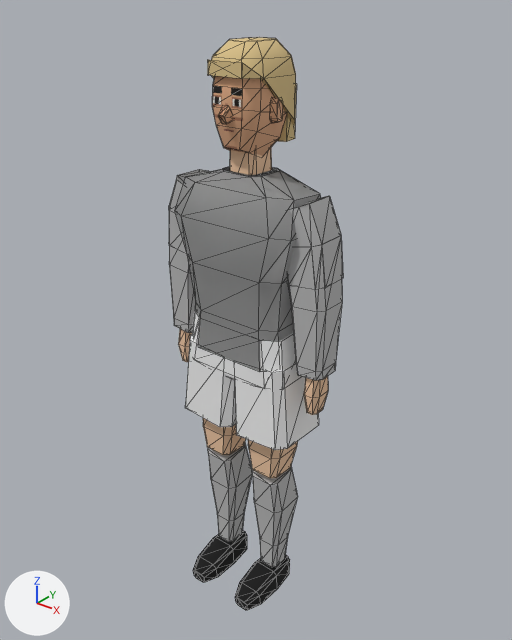
An edit to the glTF model assets/players/generated/p_dvs_10.glb, drawn before and after from the same camera.
Rendered twice from a camera (50 mm lens) standing at (1.23, -1.51, 1.941) and looking at (0.002, 0.025, 0.99). Lighting does not change. The marker at lower left points along +X, +Y and +Z. The picture after the commit comes second. Mesh edges are drawn as thin lines. Vertices at exactly the same position are counted once.

Objects in the first picture: 'Body', 'Hair', 'Head', 'Shirt_Long', 'Shirt_Short', 'Shorts'.
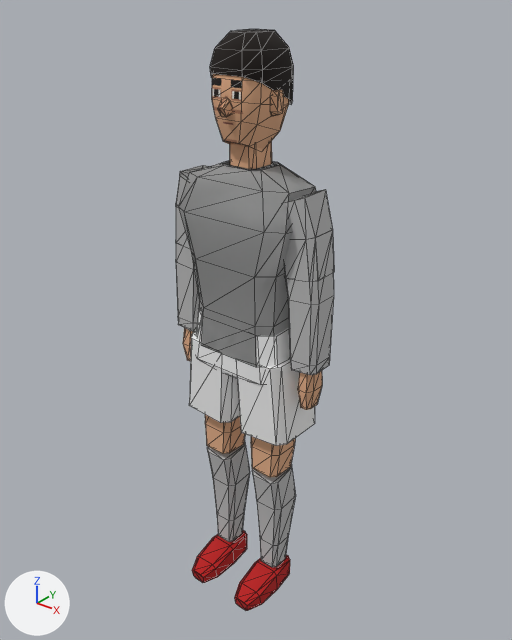
Boxes [x1, y1, x2, y2] around the edits, measured in the pictures (512 x 640 px; the box of a moved part takes in the faces that stretch with it):
'Shirt_Long', reshaped (9% narrower): before [169, 167, 342, 380]; after [176, 161, 334, 375]
'Body', recoloured, mesh rescaled (7% narrower): before [178, 148, 328, 610]; after [183, 141, 322, 611]
'Shorts', reshaped: before [185, 310, 319, 450]; after [189, 309, 315, 446]
'Hair', recoloured, reshaped (beige to black, 28% shorter): before [208, 37, 297, 142]; after [210, 29, 294, 104]
'Shirt_Short', reshaped (9% narrower): before [169, 177, 343, 289]; after [176, 176, 334, 282]
part 1 of me_body, moved or reshaped: before [178, 148, 328, 545]; after [183, 141, 322, 545]
part 2 of me_hair, rebuilt (15% shorter): before [208, 37, 296, 125]; after [210, 29, 294, 104]
part 3 of me_hair, deleted: before [277, 84, 297, 142]

Diff of the bpy script that builds the scene:
```diff
--- a/assets/players/generated/p_dvs_10.glb.py
+++ b/assets/players/generated/p_dvs_10.glb.py
@@ mat_boots @@
 mat_boots = principled_material('BOOTS')
-mat_boots.base_color = (0.00561, 0.00561, 0.00561)  # black #111111
+mat_boots.base_color = (0.485, 0.0116, 0.0116)  # red #b91c1c
 mat_boots.roughness = 1.0
@@ mat_hair @@
 mat_hair = principled_material('HAIR')
-mat_hair.base_color = (0.694, 0.527, 0.25)  # beige #d9c089
+mat_hair.base_color = (0.011, 0.007, 0.00518)  # black #1b1410
 mat_hair.roughness = 1.0
@@ me_body @@
 # used by ob_body; location = (0.0, 0.0, 0.0)
-me_body.from_pydata(...)  # 320 vertices, 596 faces; spans x -0.28..0.28, y -0.18..0.08, z 0.0..1.54
+me_body.from_pydata(...)  # 320 vertices, 596 faces; spans x -0.26..0.26, y -0.18..0.07, z 0.0..1.56
+# me_body part 1: the whole mesh is scaled about the mesh origin by (0.933, 0.984, 1.01)
 me_body.materials.append(mat_skin)
@@ me_hair @@
 # used by ob_hair; location = (0.0, 0.0, 0.0)
-me_hair.from_pydata(...)  # 48 vertices, 88 faces; spans x -0.092..0.092, y -0.099..0.122, z 1.534..1.794
+me_hair.from_pydata(...)  # 32 vertices, 60 faces; spans x -0.086..0.086, y -0.093..0.117, z 1.625..1.815
+# me_hair part 2: the loose piece of 32 vertices spanning x -0.092..0.092, y -0.099..0.122, z 1.555..1.794 is rebuilt with 32 vertices and now spans x -0.086..0.086, y -0.093..0.117, z 1.625..1.815
+# me_hair part 3: the loose piece of 16 vertices spanning x -0.078..0.078, y 0.054..0.115, z 1.534..1.683 is deleted
 me_hair.materials.append(mat_hair)
@@ me_shirt_long @@
 # used by ob_shirt_long; location = (0.0, 0.0, 0.0)
-me_shirt_long.from_pydata(...)  # 128 vertices, 244 faces; spans x -0.296..0.296, y -0.116..0.106, z 0.905..1.459
+me_shirt_long.from_pydata(...)  # 128 vertices, 244 faces; spans x -0.272..0.272, y -0.118..0.108, z 0.916..1.475
+# me_shirt_long part 4: 128 of 128 vertices moved; they spanned x -0.296..0.296, y -0.116..0.106, z 0.905..1.459 and now span x -0.272..0.272, y -0.118..0.108, z 0.916..1.475; mean shift (0.0, 0.0, 0.013)
 me_shirt_long.materials.append(mat_kit_shirt)
@@ me_shirt_short @@
 # used by ob_shirt_short; location = (0.0, 0.0, 0.0)
-me_shirt_short.from_pydata(...)  # 96 vertices, 180 faces; spans x -0.291..0.291, y -0.116..0.106, z 0.909..1.459
+me_shirt_short.from_pydata(...)  # 96 vertices, 180 faces; spans x -0.265..0.265, y -0.118..0.108, z 0.92..1.475
+# me_shirt_short part 5: 96 of 96 vertices moved; they spanned x -0.291..0.291, y -0.116..0.106, z 0.909..1.459 and now span x -0.265..0.265, y -0.118..0.108, z 0.92..1.475; mean shift (0.0, 0.0, 0.014)
 me_shirt_short.materials.append(mat_kit_shirt)
@@ me_shorts @@
 # used by ob_shorts; location = (0.0, 0.0, 0.0)
-me_shorts.from_pydata(...)  # 56 vertices, 100 faces; spans x -0.21..0.21, y -0.112..0.123, z 0.645..1.009
+me_shorts.from_pydata(...)  # 56 vertices, 100 faces; spans x -0.2..0.2, y -0.109..0.125, z 0.653..1.021
+# me_shorts part 6: 56 of 56 vertices moved; they spanned x -0.21..0.21, y -0.112..0.123, z 0.645..1.009 and now span x -0.2..0.2, y -0.109..0.125, z 0.653..1.021; mean shift (0.0, 0.0, 0.009)
 me_shorts.materials.append(mat_kit_shorts)
```
